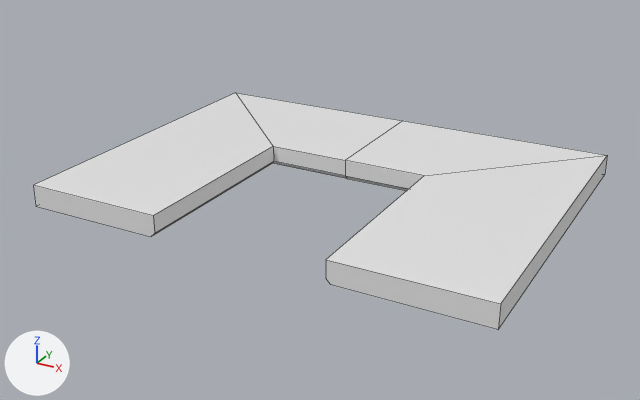
An edit to the Blender file waves/Assets/Meshes/Border.blend, drawn before and after from the same camera.
The view is the same before and after, from a camera (50 mm lens) standing at (26.7, -46.8, 23.2) and looking at (-0.3, 2.3, -1.4). Every picture has the same lights, and +X, +Y and +Z are marked at lower left. Mesh edges are drawn as thin lines.
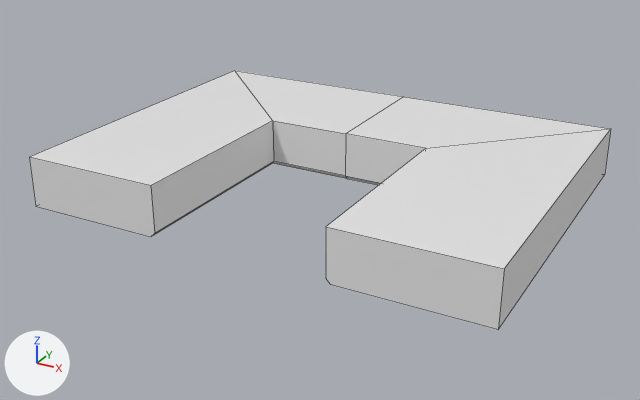
Where the change shows, as pixel boxes (x1, y1, x2, y2) in the pictures (640 x 400 px):
'Cube', reshaped (9% taller)
    before: (33, 93, 607, 329)
    after: (29, 71, 611, 329)

What the commit changed:
me_cube has 25 vertices, 22 faces and spans x -16.0..16.0, y -8.5..15.5, z -1.0..0.5.
me_cube is used by ob_cube; location (0.0, 0.0, 0.0).
me_cube part 1: all 10 vertices in x -16.0..16.0, y -8.5..15.5, z 0.5 are moved by (0.0, 0.0, 2.0).
